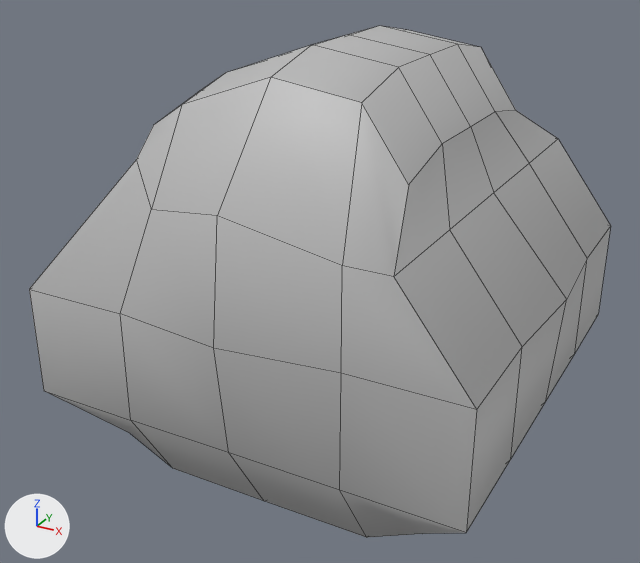
The FBX model Assets/Prefabs/Models/Outside/sm_bush.fbx as it was, and as the next commit left it.
Rendered twice from a camera (50 mm lens) standing at (0.657, -1.287, 0.959) and looking at (-0.029, -0.039, 0.335). Arrows for +X, +Y and +Z are at lower left; the lights stay in place. Mesh edges are drawn as thin lines. Where no turn or scale is listed for an object, it has been applied to the vertices.

The first picture shows 'Reference1'.
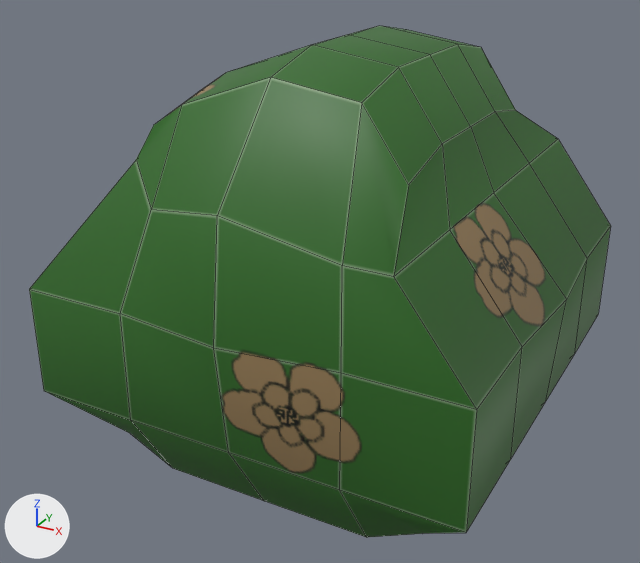
Where the change shows, as pixel boxes (x1, y1, x2, y2) in the pictures (640 x 563 px):
'Reference1', recoloured (grey to green): (29, 26, 611, 537) in both

Edits to the bpy script that builds the scene:
```text
Add img_zacr_bush_texture_png:
    img_zacr_bush_texture_png = load_image('ZacR_Bush_Texture.png', '../2Texture_Images/ZacR_Bush_Texture.png', 1024, 1024, 'sRGB')
Add mat_lambert2:
    mat_lambert2 = principled_material('lambert2')
    mat_lambert2.texture = img_zacr_bush_texture_png
Change me_mesh:
    where me_mesh.from_pydata(...)  # 98 vertices, 96 faces; spans x -0.378..0.389, y -0.398..0.401, z 0.0..0.75
    remove me_mesh.materials.append(mat_lambert1)  # grey #bcbcbc
    add me_mesh.materials.append(mat_lambert2)  # picture img_zacr_bush_texture_png
```
